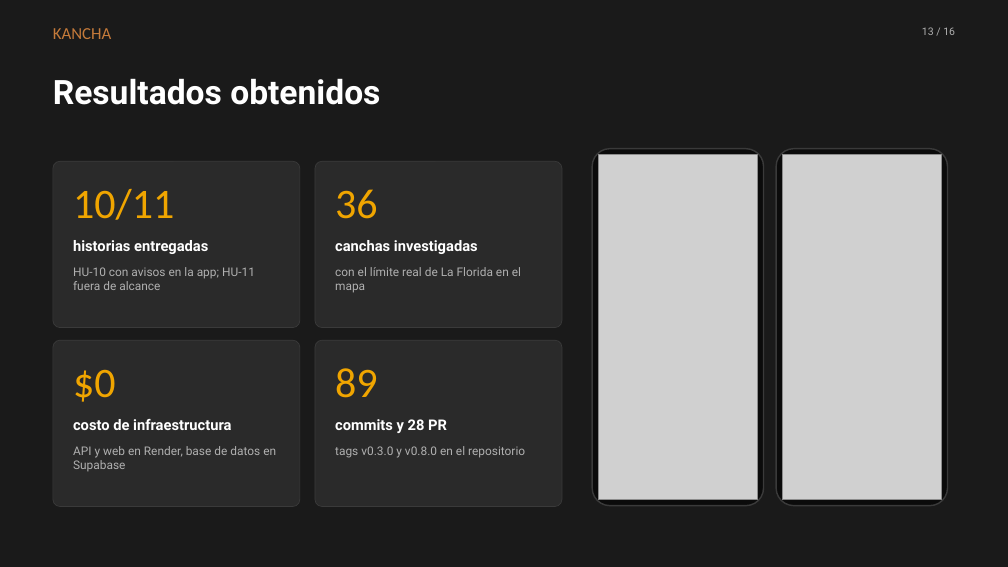
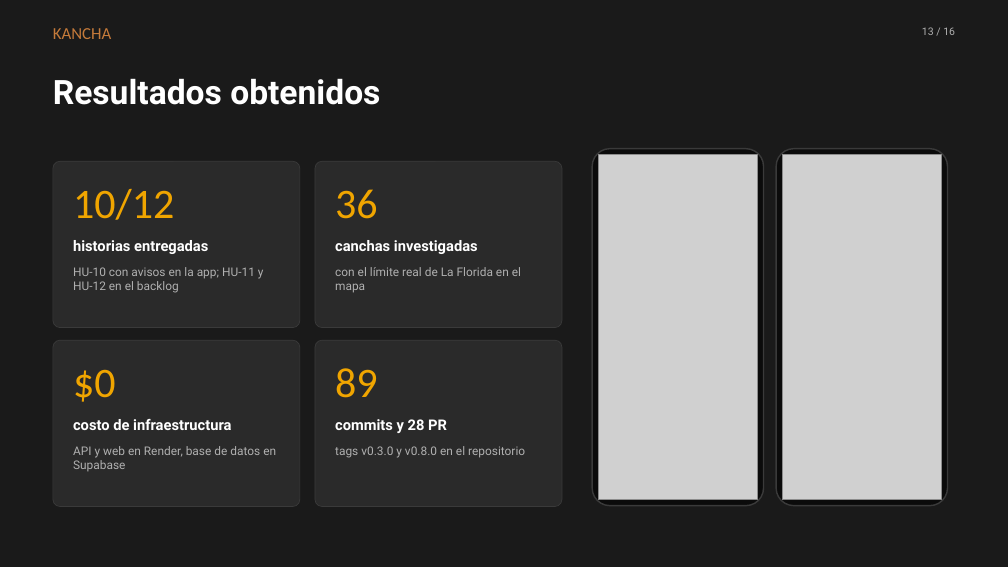
Before and after one commit to avenaaaa/KANCHA, a slide deck: slide 13 of fase-2-desarrollo/entrega/3-presentacion/Presentación Proyecto.pptx. Drawn at 1008x567 pixels with LibreOffice and Linux fonts; fonts in the diff are those of the drawing; grey boxes stand for pictures. Boxes give left, top, right and bottom in pixels: in the first picture for what was removed or moved away, otherwise in the second. Text is boxed around its words. In the diff, an @@ line names an element or a change of style, - is before the commit and + after.

```diff
--- a/fase-2-desarrollo/entrega/3-presentacion/Presentación Proyecto.pptx
+++ b/fase-2-desarrollo/entrega/3-presentacion/Presentación Proyecto.pptx
@@ text at (73,189,174,220): text changed @@
-10/11
+10/12
@@ text at (73,267,264,293): text changed @@
-HU-10 con avisos en la app; HU-11 fuera de alcance
+HU-10 con avisos en la app; HU-11 y HU-12 en el backlog
```
Also in this commit, not shown: 3 other slides changed, 3 other files.
